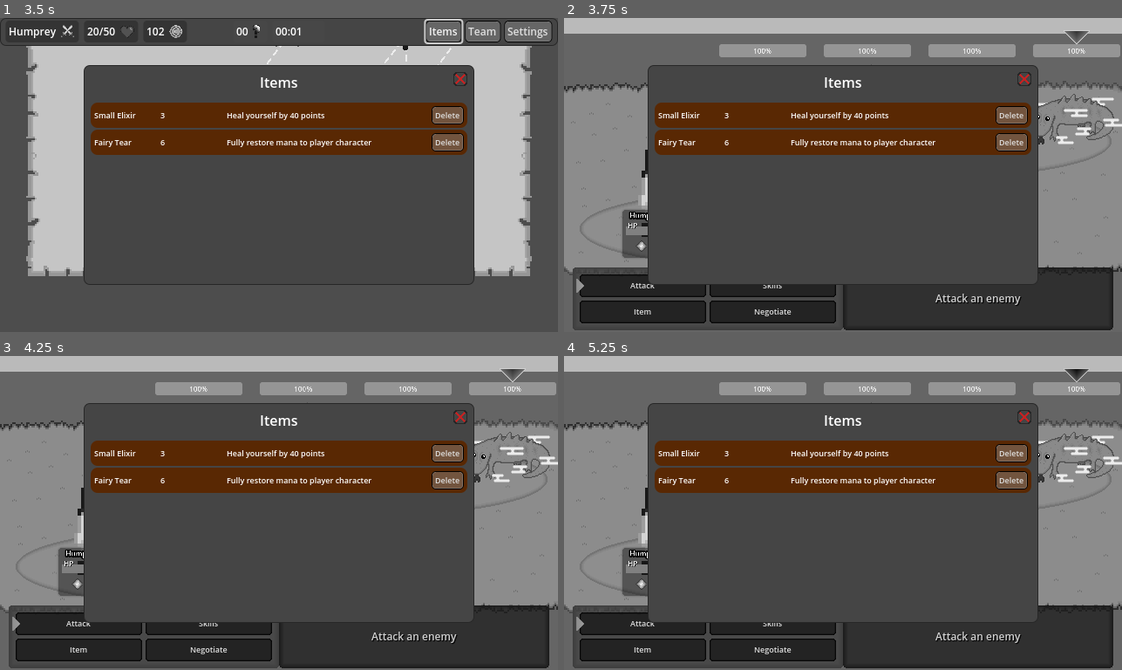
Above: before the commit, frames 1-4 (two rows, left to right).
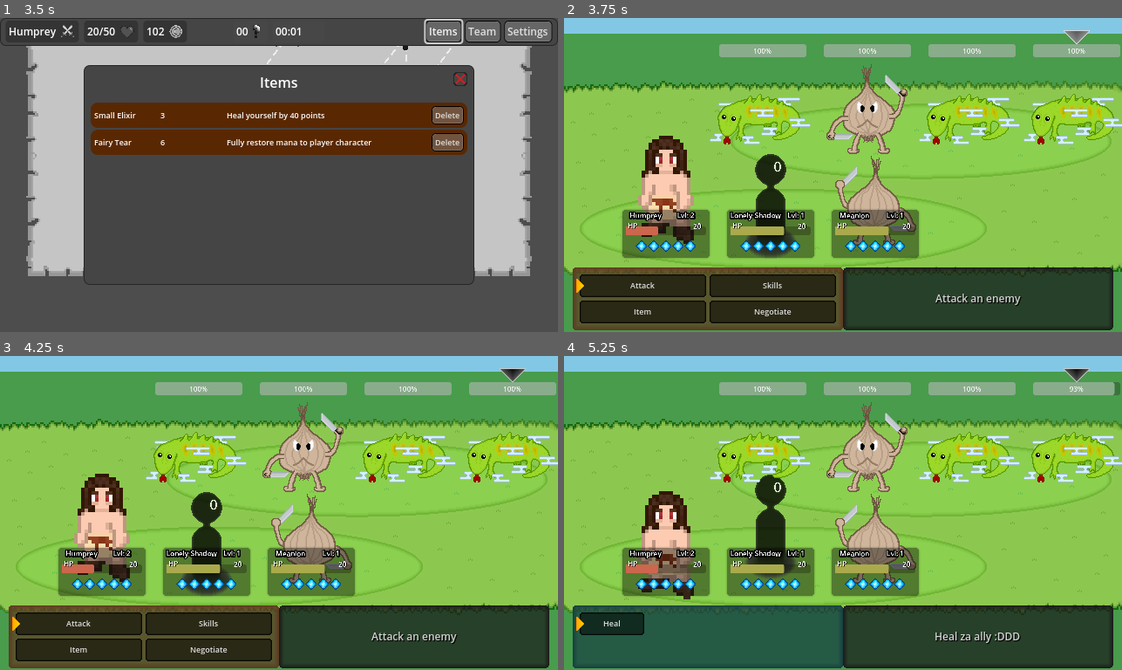
Above: after the commit, the same moments.

Repository: Willi-bot/GameProject
Game: Godot game, scene res://RootScene.tscn
Two runs of this game, one before a commit and one after it. Both use one fixed random seed, a clock stepped at 60 frames per second and the inputs below.
Inputs (mouse positions are in pixels of both pictures, inside the frame that each line leads up to):
- Up to frame 1 (3.5 s): click "New Game" at 0.5 s; click "Items" at 1.25 s; click "Team" at 2 s; click "Settings" at 2.75 s
- Up to frame 2 (3.75 s): tap Enter (Confirm) at 3.5 s; drag from (787, 187) to (971, 187) at 3.52 s
- Up to frame 3 (4.25 s): no input
- Up to frame 4 (5.25 s): click "Attack" at 4.25 s; click "Skills" at 5 s

Frame 1 is identical in both runs. In frame 2, 84% of the frame differs, in the area x 0-100%, y 0-100%; in frame 3, 84%; in frame 4, 89%.

Commit message:
add working draft of team swap

Diff:
--- a/gameproject/managers/team_manager.gd
+++ b/gameproject/managers/team_manager.gd
@@ -7,3 +7,41 @@
 
 func get_benched_team():
 	return Global.bench
+
+
+func change_team(active_index: int, inactive_index: int):
+	var new_active = null
+	var new_bench = null
+
+	if len(Global.bench) > inactive_index:
+		new_active = Global.bench[inactive_index]
+
+	if len(Global.team) > active_index:
+		new_bench = Global.team[active_index]
+
+	if new_bench and new_active:
+		bench_swap(active_index, new_active, inactive_index, new_bench)
+	elif new_bench:
+		swap_member_to_bench(new_bench)
+	elif new_active:
+		swap_member_to_active(new_active)
+
+	return
+
+
+func bench_swap(active_index, new_active, inactive_index, new_bench):
+	Global.bench.remove_at(inactive_index)
+	Global.bench.insert(inactive_index, new_bench)
+
+	Global.team.insert(active_index, new_active)
+	Global.team.erase(new_bench)
+
+
+func swap_member_to_bench(new_bench):
+	Global.team.erase(new_bench)
+	Global.bench.append(new_bench)
+
+
+func swap_member_to_active(new_active):
+	Global.team.append(new_active)
+	Global.bench.erase(new_active)
--- a/gameproject/scenes/overworld/menu_layer.gd
+++ b/gameproject/scenes/overworld/menu_layer.gd
@@ -18,6 +18,8 @@
 
 func resume():
 	get_tree().paused = false
+	Global.overworld.set_process_input(true)
+	Global.overworld.camera.enabled = true
 	Global.paused = false
 	currentMenu.resume()
 	currentMenu.hide()
@@ -26,6 +28,8 @@
 
 func pause():
 	get_tree().paused = true
+	Global.overworld.set_process_input(false)
+	Global.overworld.camera.enabled = false
 	Global.paused = true
 	currentMenu.pause()
 	currentMenu.show()
--- a/gameproject/scenes/overworld/overworld.gd
+++ b/gameproject/scenes/overworld/overworld.gd
@@ -91,7 +91,6 @@
 	top_menu.hide()
 	top_menu.set_process(false)
 	camera.enabled = false
-
 
 func _spawn_room(room: Room) -> void:
 	var new_map_room := MAP_ROOM.instantiate() as MapRoom
--- a/gameproject/scenes/overworld/team/active.gd
+++ /dev/null
@@ -1,7 +0,0 @@
-extends TextureButton
-
-signal set_inactive()
-
-func _input(event: InputEvent) -> void:
-	if event.is_action_pressed("LeftMouse"):
-		print("Pressed left button")
--- a/gameproject/scenes/overworld/team/active.tscn
+++ b/gameproject/scenes/overworld/team/active.tscn
@@ -1,23 +1,21 @@
-[gd_scene load_steps=2 format=3 uid="uid://c0pfp75dpttco"]
+[gd_scene load_steps=2 format=3 uid="uid://bialw5tg8y12y"]
 
 [ext_resource type="Texture2D" uid="uid://chjiveiumyfuf" path="res://textures/entities/hazard_front.png" id="1_8y75c"]
 
-[node name="Control" type="Button"]
-offset_right = 8.0
-offset_bottom = 8.0
+[node name="Control" type="TextureRect"]
+offset_right = 64.0
+offset_bottom = 64.0
+scale = Vector2(0.25, 0.25)
+size_flags_horizontal = 0
+size_flags_vertical = 3
+texture = ExtResource("1_8y75c")
+expand_mode = 3
 
-[node name="TextureRect" type="TextureRect" parent="."]
+[node name="Button" type="Button" parent="."]
 layout_mode = 1
-anchors_preset = 8
-anchor_left = 0.5
-anchor_top = 0.5
-anchor_right = 0.5
-anchor_bottom = 0.5
-offset_left = -128.0
-offset_top = -128.0
-offset_right = 128.0
-offset_bottom = 128.0
+anchors_preset = 15
+anchor_right = 1.0
+anchor_bottom = 1.0
 grow_horizontal = 2
 grow_vertical = 2
-scale = Vector2(0.25, 0.25)
-texture = ExtResource("1_8y75c")
+flat = true
--- a/gameproject/scenes/overworld/team/bench.tscn
+++ /dev/null
@@ -1,25 +0,0 @@
-[gd_scene load_steps=5 format=3 uid="uid://b0hp1ja2ov46u"]
-
-[ext_resource type="Shader" path="res://shaders/sprite_grayscale.gdshader" id="1_14v5h"]
-[ext_resource type="Texture2D" uid="uid://chjiveiumyfuf" path="res://textures/entities/hazard_front.png" id="2_26kb6"]
-[ext_resource type="Script" path="res://scenes/overworld/team/active.gd" id="3_7aknq"]
-
-[sub_resource type="ShaderMaterial" id="ShaderMaterial_hs5rm"]
-shader = ExtResource("1_14v5h")
-shader_parameter/active = true
-shader_parameter/weighted = true
-
-[node name="Inactive" type="TextureButton"]
-material = SubResource("ShaderMaterial_hs5rm")
-anchors_preset = 13
-anchor_left = 0.5
-anchor_right = 0.5
-anchor_bottom = 1.0
-offset_left = -2.0
-offset_right = 358.0
-grow_horizontal = 2
-grow_vertical = 2
-size_flags_vertical = 3
-texture_normal = ExtResource("2_26kb6")
-stretch_mode = 4
-script = ExtResource("3_7aknq")
--- a/gameproject/scenes/overworld/team/inactive.tscn
+++ b/gameproject/scenes/overworld/team/inactive.tscn
@@ -1,23 +1,21 @@
-[gd_scene load_steps=3 format=3 uid="uid://5c62tueqggms"]
+[gd_scene load_steps=2 format=3 uid="uid://b0xd073q6ja1h"]
 
-[ext_resource type="Script" path="res://scenes/overworld/team/active.gd" id="1_6jwsc"]
-[ext_resource type="Texture2D" uid="uid://chjiveiumyfuf" path="res://textures/entities/hazard_front.png" id="2_26kb6"]
+[ext_resource type="Texture2D" uid="uid://daxks0gv1u1nt" path="res://textures/entities/meanion_front.png" id="1_ofo28"]
 
-[node name="Button" type="TextureButton"]
-anchors_preset = 8
-anchor_left = 0.5
-anchor_top = 0.5
-anchor_right = 0.5
-anchor_bottom = 0.5
-offset_left = -320.0
-offset_top = -180.0
-offset_right = -64.0
-offset_bottom = 76.0
+[node name="Control" type="TextureRect"]
+anchors_preset = 15
+anchor_right = 1.0
+anchor_bottom = 1.0
 grow_horizontal = 2
 grow_vertical = 2
-scale = Vector2(0.5, 0.5)
-size_flags_horizontal = 4
-size_flags_vertical = 8
-texture_normal = ExtResource("2_26kb6")
-stretch_mode = 3
-script = ExtResource("1_6jwsc")
+texture = ExtResource("1_ofo28")
+expand_mode = 5
+
+[node name="Button" type="Button" parent="."]
+layout_mode = 1
+anchors_preset = 15
+anchor_right = 1.0
+anchor_bottom = 1.0
+grow_horizontal = 2
+grow_vertical = 2
+flat = true
--- /dev/null
+++ b/gameproject/scenes/overworld/team/member_slot.gd
@@ -0,0 +1,11 @@
+extends PanelContainer
+class_name MemberSlot
+
+@onready var btn: TextureButton = $Button
+
+signal selected
+
+
+
+func _on_button_pressed() -> void:
+	selected.emit()
--- /dev/null
+++ b/gameproject/scenes/overworld/team/member_slot.tscn
@@ -0,0 +1,17 @@
+[gd_scene load_steps=3 format=3 uid="uid://bjys4fc0pu5kt"]
+
+[ext_resource type="Script" path="res://scenes/overworld/team/member_slot.gd" id="1_s8brl"]
+[ext_resource type="Texture2D" uid="uid://chjiveiumyfuf" path="res://textures/entities/hazard_front.png" id="1_x0xrq"]
+
+[node name="MemberSlot" type="PanelContainer"]
+size_flags_horizontal = 3
+size_flags_vertical = 3
+script = ExtResource("1_s8brl")
+
+[node name="Button" type="TextureButton" parent="."]
+layout_mode = 2
+texture_normal = ExtResource("1_x0xrq")
+ignore_texture_size = true
+stretch_mode = 5
+
+[connection signal="pressed" from="Button" to="." method="_on_button_pressed"]
--- a/gameproject/scenes/overworld/team/team_menu.gd
+++ b/gameproject/scenes/overworld/team/team_menu.gd
@@ -1,37 +1,81 @@
 extends "res://scenes/overworld/menu_interface.gd"
 
-@onready var active_bench: HBoxContainer = $Container/Rows/Active/Members
-@onready var inactive_bench: HBoxContainer = $Container/Rows/Inactive/Members
-@onready var active: PackedScene = preload("res://scenes/overworld/team/active.tscn")
-@onready var inactive: PackedScene = preload("res://scenes/overworld/team/inactive.tscn")
+@onready var active: HBoxContainer = $Container/Rows/Active/Members
+@onready var inactive: HBoxContainer = $Container/Rows/Inactive/Members
 
+var inactive_slot: int = -1
+var active_slot: int = -1
 
 func resume() -> void:
-	clear_benches()
+	#clear_benches()
+	print("Resume")
 
 
 func pause() -> void:
-	populate_active(Global.tm.get_active_team())
-	populate_inactive(Global.tm.get_benched_team())
+	populate_benches()
 
 
-func populate_active(team: Array):
-	for entity in team:
-		active_bench.add_child(get_instance(entity, active))
+func populate_benches():
+	populate_active(Global.player, Global.team)
+	populate_inactive(Global.bench)
+
+
+func populate_active(player, team: Array):
+	var bench_slots = active.get_children()
+
+	for slot in bench_slots:
+		slot.get_node("Button").texture_normal = null
+
+	var player_slot = bench_slots[0] as MemberSlot
+	player_slot.btn.texture_normal = player.front_texture
+
+	var team_size = len(team)
+
+	for i in len(bench_slots) - 1:
+		var slot = bench_slots[i + 1] as MemberSlot
+
+		slot.selected.connect(active_selected.bind(i))
+
+		if team_size > i:
+			slot.btn.texture_normal = team[i].front_texture
 
 
 func populate_inactive(bench: Array):
-	for entity in bench:
-		inactive_bench.add_child(get_instance(entity, inactive))
+	var bench_slots = inactive.get_children()
+
+	var bench_size = len(bench)
+
+	for slot in bench_slots:
+		slot.get_node("Button").texture_normal = null
+
+	for i in len(bench_slots):
+		var slot = bench_slots[i] as MemberSlot
+
+		slot.selected.connect(inactive_selected.bind(i))
+
+		if bench_size > i:
+			slot.btn.texture_normal = bench[i].front_texture
 
 
-func get_instance(entity: PlayerEntity, node: PackedScene):
-	var scene = node.instantiate()
+func active_selected(index: int):
+	if inactive_slot != -1:
+		Global.tm.change_team(index, inactive_slot)
+		_reset_selection()
+		return
 
-	#scene.texture_normal = entity.front_texture
-	return scene
+	active_slot = index
 
 
-func clear_benches() -> void:
-	for child in active_bench.get_children() + inactive_bench.get_children():
-		child.queue_free()
+func inactive_selected(index: int):
+	if active_slot != -1:
+		Global.tm.change_team(active_slot, index)
+		_reset_selection()
+		return
+
+	inactive_slot = index
+
+
+func _reset_selection():
+	inactive_slot = -1
+	active_slot = -1
+	populate_benches()
--- a/gameproject/scenes/overworld/team/team_menu.tscn
+++ b/gameproject/scenes/overworld/team/team_menu.tscn
@@ -1,9 +1,10 @@
-[gd_scene load_steps=9 format=3 uid="uid://dnnke485su8a5"]
+[gd_scene load_steps=10 format=3 uid="uid://dnnke485su8a5"]
 
 [ext_resource type="Script" path="res://scenes/overworld/team/team_menu.gd" id="1_d6qbb"]
 [ext_resource type="Shader" path="res://shaders/background_grayscale.gdshader" id="2_xdjwe"]
 [ext_resource type="Texture2D" uid="uid://cnnuw6fwsulon" path="res://textures/overworld/icons/quit.png" id="3_88gxv"]
 [ext_resource type="Theme" uid="uid://6y50peg58foq" path="res://themes/BaseTheme.tres" id="3_gfvmk"]
+[ext_resource type="PackedScene" uid="uid://bjys4fc0pu5kt" path="res://scenes/overworld/team/member_slot.tscn" id="5_83tfl"]
 
 [sub_resource type="ShaderMaterial" id="ShaderMaterial_5rp5v"]
 shader = ExtResource("2_xdjwe")
@@ -65,13 +66,10 @@
 
 [node name="Container" type="PanelContainer" parent="."]
 layout_mode = 1
-anchors_preset = -1
-anchor_left = 0.15
-anchor_top = 0.15
-anchor_right = 0.85
-anchor_bottom = 0.85
-grow_horizontal = 2
-grow_vertical = 2
+offset_left = 50.0
+offset_top = 40.0
+offset_right = 590.0
+offset_bottom = 320.0
 theme = ExtResource("3_gfvmk")
 
 [node name="Rows" type="VBoxContainer" parent="Container"]
@@ -100,8 +98,19 @@
 
 [node name="Members" type="HBoxContainer" parent="Container/Rows/Active"]
 layout_mode = 2
-size_flags_vertical = 3
 theme_override_constants/separation = 12
+
+[node name="1" parent="Container/Rows/Active/Members" instance=ExtResource("5_83tfl")]
+layout_mode = 2
+
+[node name="2" parent="Container/Rows/Active/Members" instance=ExtResource("5_83tfl")]
+layout_mode = 2
+
+[node name="3" parent="Container/Rows/Active/Members" instance=ExtResource("5_83tfl")]
+layout_mode = 2
+
+[node name="4" parent="Container/Rows/Active/Members" instance=ExtResource("5_83tfl")]
+layout_mode = 2
 
 [node name="Inactive" type="PanelContainer" parent="Container/Rows"]
 layout_mode = 2
@@ -110,7 +119,18 @@
 
 [node name="Members" type="HBoxContainer" parent="Container/Rows/Inactive"]
 layout_mode = 2
-size_flags_vertical = 3
 theme_override_constants/separation = 12
 
+[node name="1" parent="Container/Rows/Inactive/Members" instance=ExtResource("5_83tfl")]
+layout_mode = 2
+
+[node name="2" parent="Container/Rows/Inactive/Members" instance=ExtResource("5_83tfl")]
+layout_mode = 2
+
+[node name="3" parent="Container/Rows/Inactive/Members" instance=ExtResource("5_83tfl")]
+layout_mode = 2
+
+[node name="4" parent="Container/Rows/Inactive/Members" instance=ExtResource("5_83tfl")]
+layout_mode = 2
+
 [connection signal="pressed" from="Container/Rows/Header/Close" to="." method="_on_close_pressed"]
